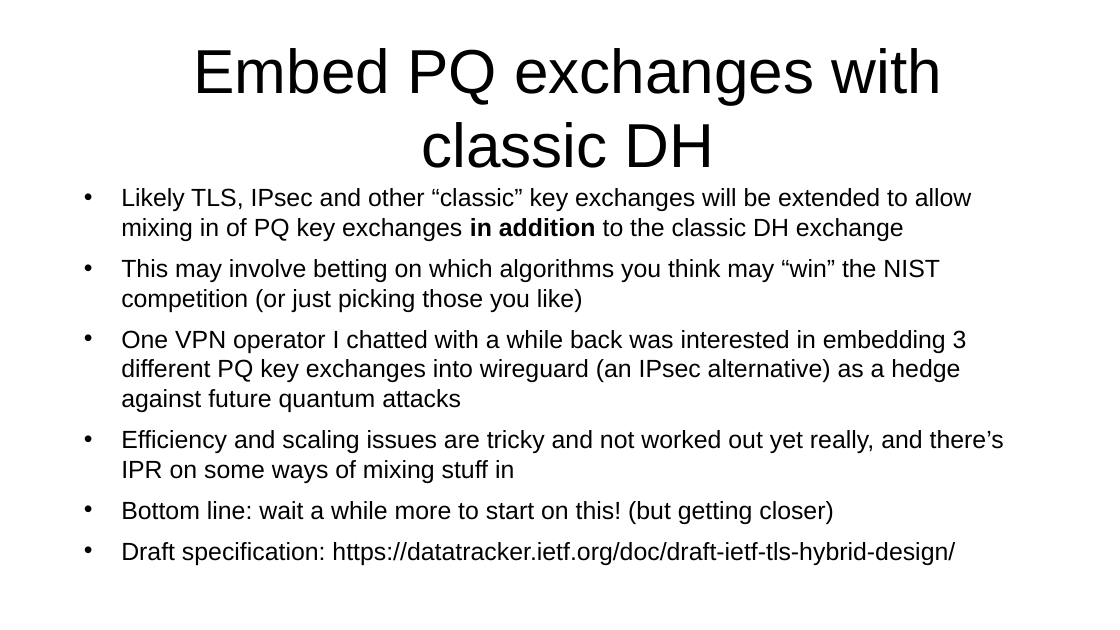
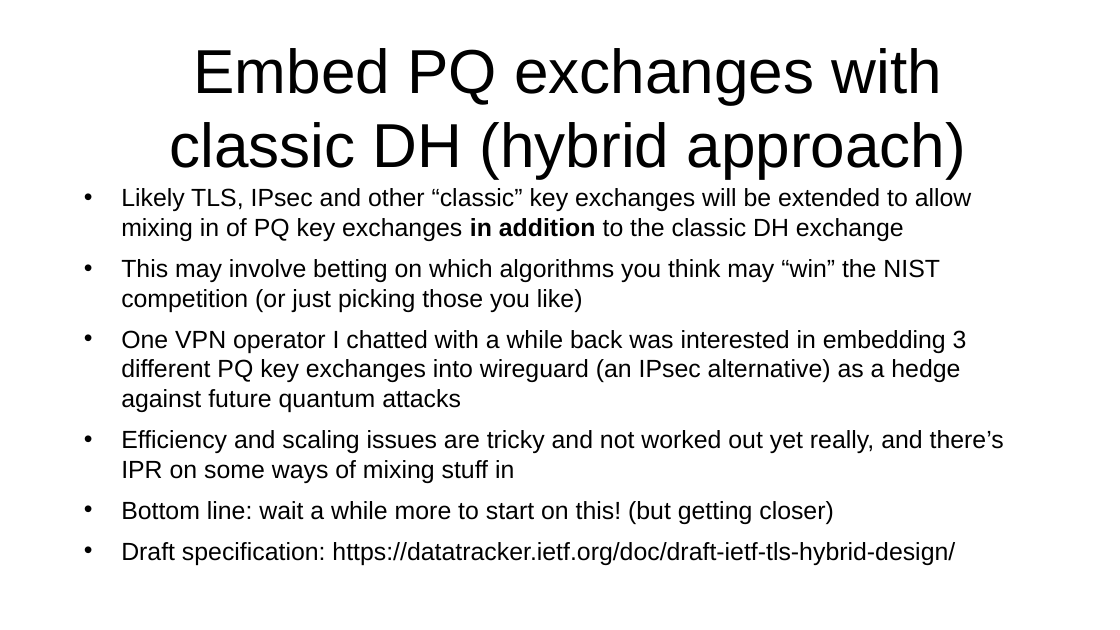
Before and after one commit to sftcd/cs7053, a slide deck: slide 13 of 2022lectures/05-pqc.odp. Drawn at 1120x630 pixels with LibreOffice and Linux fonts; fonts in the diff are those of the drawing. Boxes give left, top, right and bottom in pixels: in the first picture for what was removed or moved away, otherwise in the second. Text is boxed around its words. In the diff, an @@ line names an element or a change of style, - is before the commit and + after.

```diff
--- a/2022lectures/05-pqc.odp
+++ b/2022lectures/05-pqc.odp
@@ title at [169, 48, 966, 179]: text changed @@
-Embed PQ exchanges with classic DH
+Embed PQ exchanges with classic DH (hybrid approach)
```
Also in this commit, not shown: 11 other slides changed, 2 other files.
